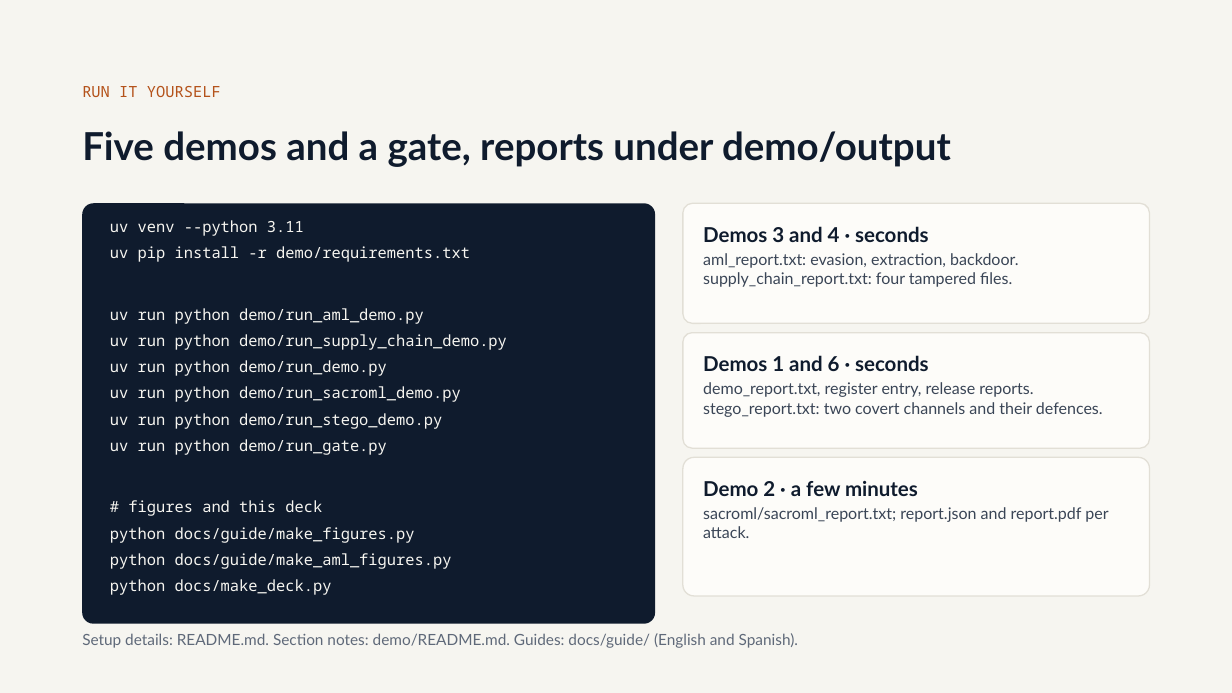
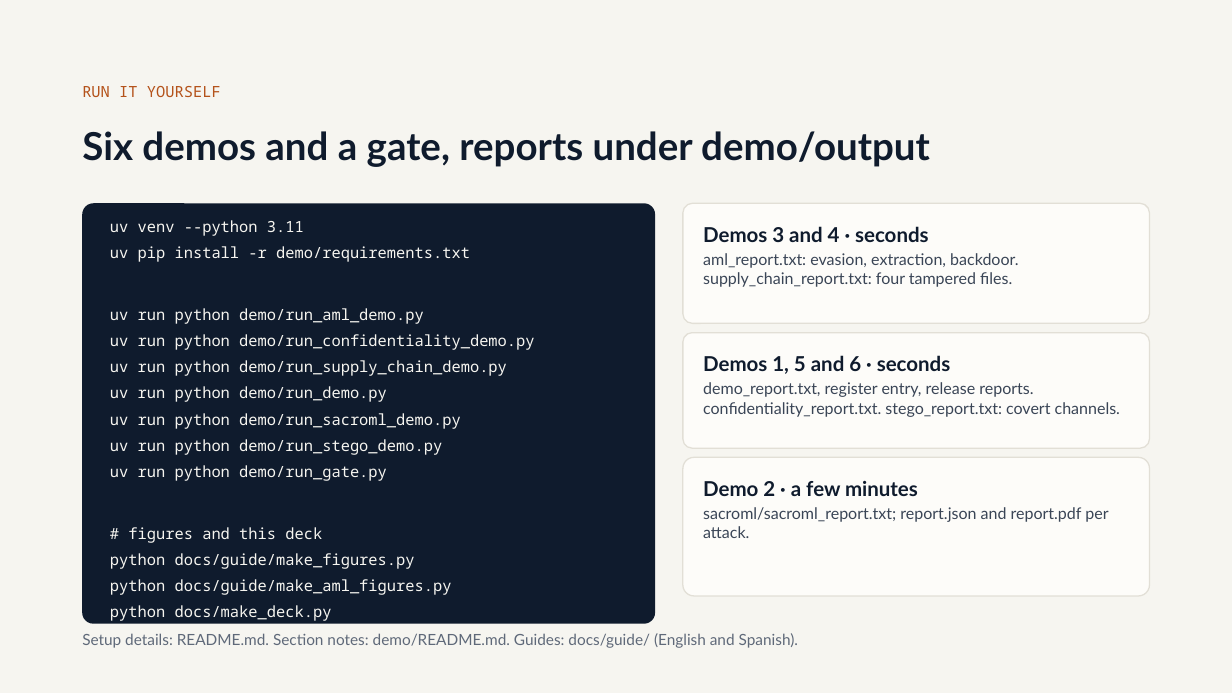
Before and after one commit to olonok69/graimatter_ML, a slide deck: slide 56 of docs/Adversarial_ML.pptx (slide 54 before the commit). Drawn at 1232x693 pixels with LibreOffice and Linux fonts; fonts in the diff are those of the drawing. Boxes give left, top, right and bottom in pixels: in the first picture for what was removed or moved away, otherwise in the second. Text is boxed around its words. In the diff, an @@ line names an element or a change of style, - is before the commit and + after.

```diff
--- a/docs/Adversarial_ML.pptx
+++ b/docs/Adversarial_ML.pptx
@@ title at (82, 131, 930, 167): text changed @@
-Five demos and a gate, reports under demo/output
+Six demos and a gate, reports under demo/output
@@ text at (110, 334, 534, 350): paragraph added @@
+uv run python demo/run_confidentiality_demo.py
@@ text at (703, 355, 951, 374): text changed @@
-Demos 1 and 6 · seconds
+Demos 1, 5 and 6 · seconds
@@ text at (703, 382, 1120, 417): text changed @@
-demo_report.txt, register entry, release reports. stego_report.txt: two covert channels and their defences.
+demo_report.txt, register entry, release reports. confidentiality_report.txt. stego_report.txt: covert channels.
```
Also in this commit, not shown: 5 other slides changed, 2 slides added, 27 other files.
